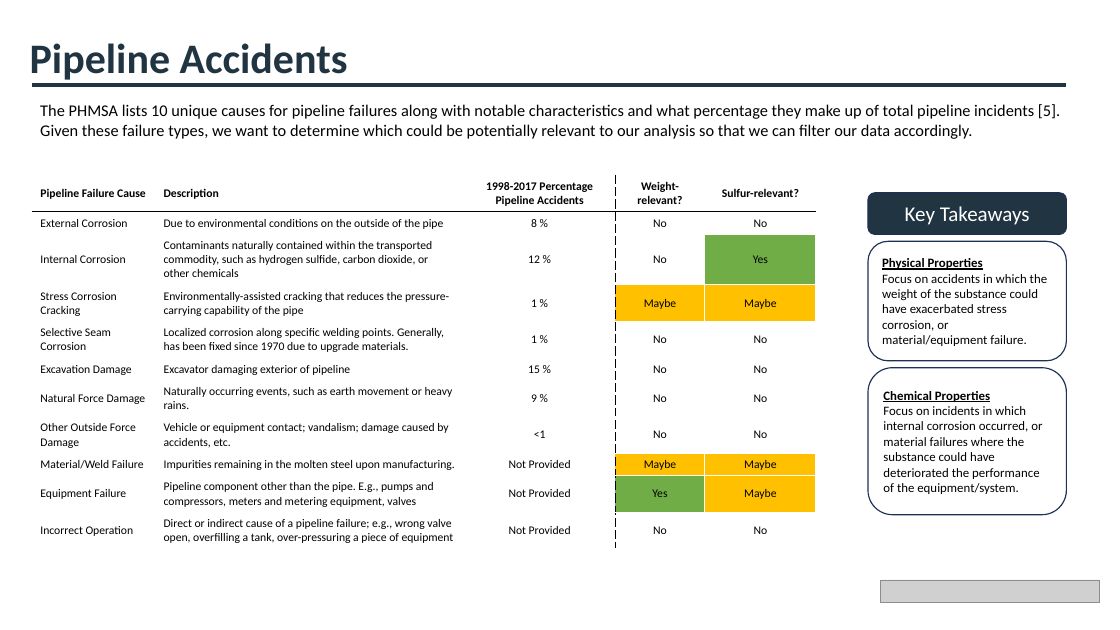
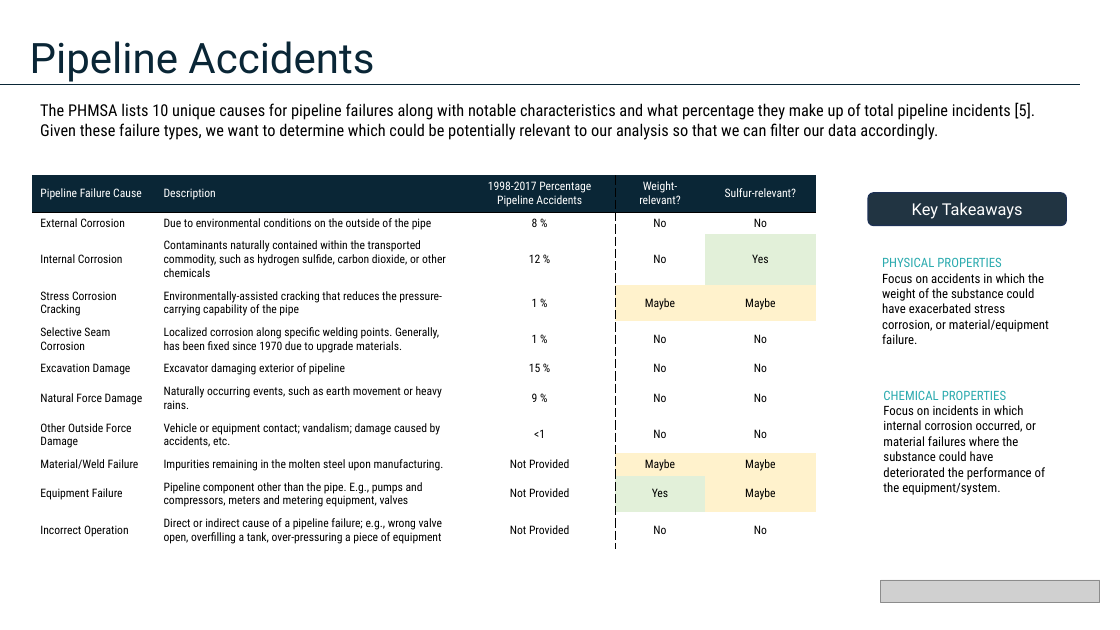
Before and after one commit to cameronmackinnon/crude_oil_accidents, a slide deck: slide 6 of presentations/Pipeline Accidents Presentation v0.pptx. Drawn at 1120x630 pixels with LibreOffice and Linux fonts; fonts in the diff are those of the drawing; grey boxes stand for pictures. Boxes give left, top, right and bottom in pixels: in the first picture for what was removed or moved away, otherwise in the second. Text is boxed around its words. In the diff, an @@ line names an element or a change of style, - is before the commit and + after.

Commit message:
ppt updates

```diff
--- a/presentations/Pipeline Accidents Presentation v0.pptx
+++ b/presentations/Pipeline Accidents Presentation v0.pptx
@@ text "Pipeline Accidents" at bbox=[30, 41, 374, 82]: font Calibri to Roboto, text colour #213442 to #0A2636, bold off @@
@@ line moved from (32, 85) - (1067, 85) to (0, 85) - (1081, 85) @@
@@ line (0, 85) - (1081, 85): stroke #213442 3 pt to #0A2636 1 pt @@
@@ text "The PHMSA lists 10 unique ..." at bbox=[40, 102, 1036, 140]: font Calibri to Roboto Condensed @@
@@ table at bbox=[32, 176, 817, 548] @@
@@ fill none to #0A2636 in row 1 @@
@@ fill #70AD47 to #E2F0D9 in 2 cells @@
@@ fill #FFC000 to #FFF2CC in 5 cells @@
@@ font Calibri to Roboto Condensed @@
@@ text colour #000000 to #FFFFFF, bold off in "Pipeline Failure Cause", "Description", "1998-2017 Percentage Pipeline Accidents", "Weight-relevant?" and 1 more places @@
@@ borders changed @@
@@ rounded rectangle "Key Takeaways": place and size @@
-rounded rectangle "Key Takeaways" at bbox=[868, 193, 1066, 235]
+rounded rectangle "Key Takeaways" at bbox=[868, 193, 1066, 226]
@@ rounded rectangle "Key Takeaways" at bbox=[868, 193, 1066, 226]: size 18 to 14 pt, font Calibri to Roboto @@
@@ text "PHYSICAL PROPERTIES": place and size @@
-text "PHYSICAL PROPERTIES" at bbox=[868, 241, 1066, 360]
+text "PHYSICAL PROPERTIES" at bbox=[882, 257, 1049, 344]
@@ text "PHYSICAL PROPERTIES" at bbox=[882, 257, 1049, 344]: outline #1E3256 1 pt to none @@
@@ text at bbox=[882, 257, 1001, 267]: text changed; font Calibri to Roboto Condensed; text colour #000000 to #2CABAF; bold off @@
-Physical Properties
+PHYSICAL PROPERTIES
@@ text at bbox=[882, 273, 1049, 344]: font Calibri to Roboto Condensed in "Focus on accidents in which the weight ..." @@
@@ text "CHEMICAL PROPERTIES": place and size @@
-text "CHEMICAL PROPERTIES" at bbox=[868, 368, 1066, 515]
+text "CHEMICAL PROPERTIES" at bbox=[883, 390, 1045, 495]
@@ text "CHEMICAL PROPERTIES" at bbox=[883, 390, 1045, 495]: outline #1E3256 1 pt to none @@
@@ text at bbox=[883, 390, 1006, 400]: text changed; font Calibri to Roboto Condensed; text colour #000000 to #2CABAF; bold off @@
-Chemical Properties
+CHEMICAL PROPERTIES
@@ text at bbox=[883, 405, 1045, 495]: font Calibri to Roboto Condensed in "Focus on incidents in which internal corrosion ..." @@
```
Also in this commit, not shown: 16 other slides changed, 1 slide added, 6 slides removed, 2 other files.
